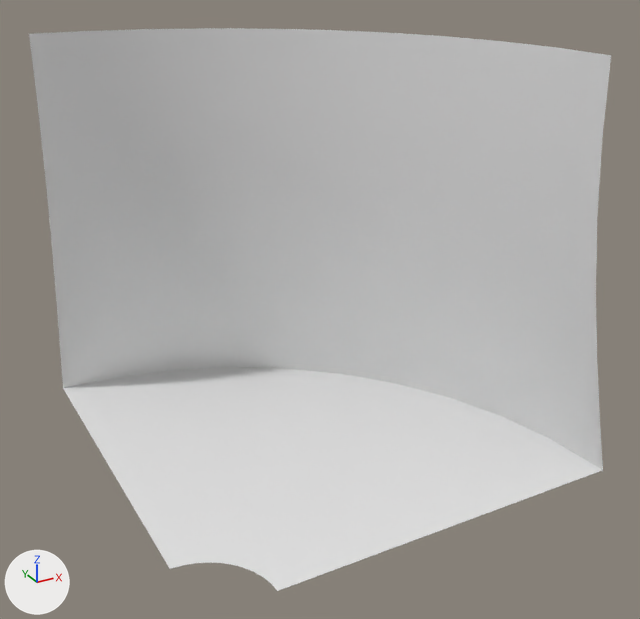
Two versions of the glTF model assets/models/tile_corridor_corner.glb, one commit apart.
Camera for both pictures: a 50 mm camera at (-3.57, -6.59, 4.46) aimed at (-0.13, -0.32, 1.33). Arrows for +X, +Y and +Z are at lower left; the lights stay in place. The picture after the commit comes second.

In view in the first picture: 'Tile_Corridor_Corner'.
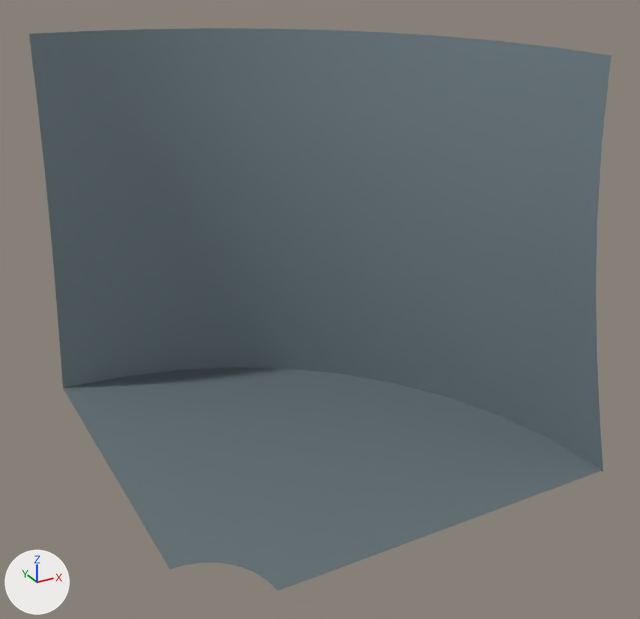
What differs and where, as boxes [x1, y1, x2, y2] in the pictures (640 x 619 px):
'Tile_Corridor_Corner', recoloured (darker): [29, 28, 611, 591] in both

Edits to the bpy script that builds the scene:
```text
Change mat_m_dungeon_floor:
    mat_m_dungeon_floor.base_color: (0.8, 0.8, 0.8) -> (0.133, 0.173, 0.188)  # white #e7e7e7 -> grey #667378
Change mat_m_dungeon_stone:
    mat_m_dungeon_stone.base_color: (0.8, 0.8, 0.8) -> (0.2, 0.263, 0.294)  # white #e7e7e7 -> greyish blue #7c8c94
```
